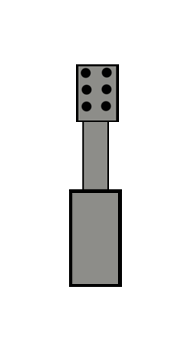
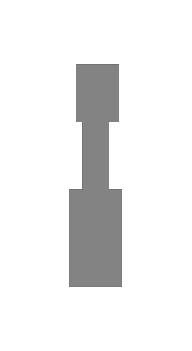
Layer changes from the first 192px x 351px image to the second:
added group "Outline" with 1 layers above "Group 2" over box(69, 64, 122, 287)
added layer "Layer 18" (1st of 2, in "Outline") in group "Outline" over box(69, 64, 122, 287)
